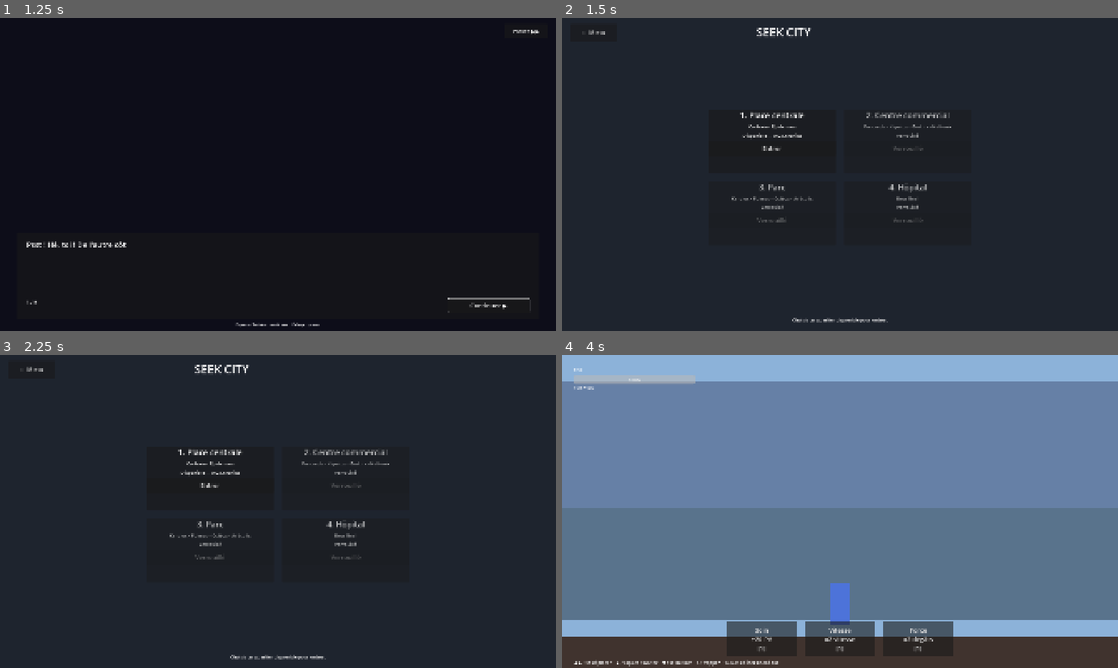
Above: before the commit, frames 1-4 (two rows, left to right).
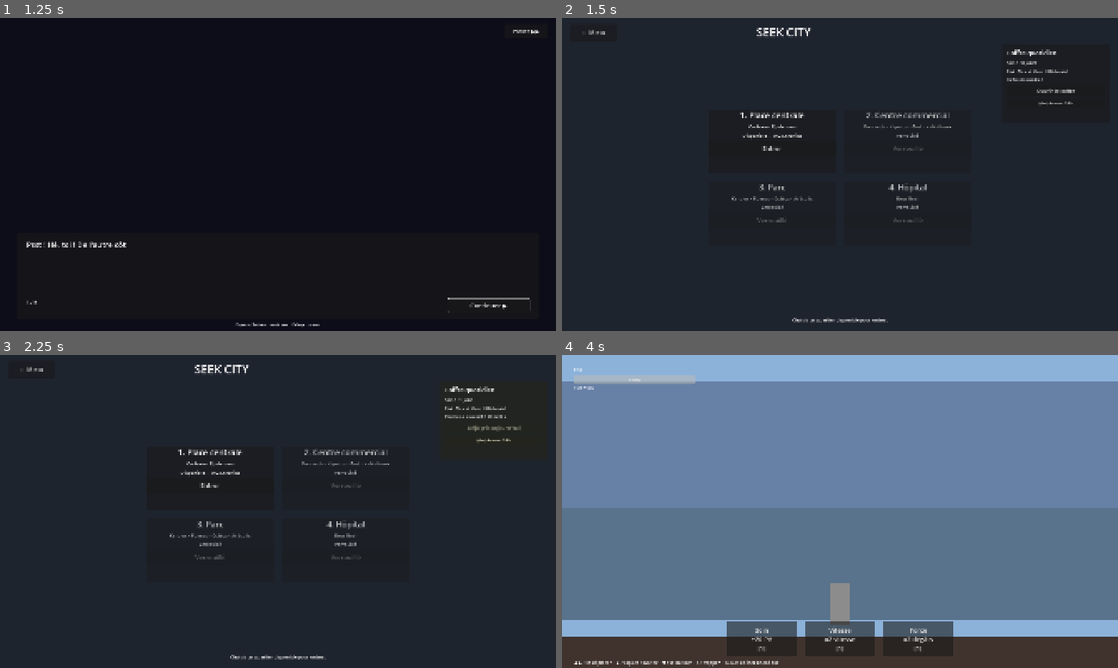
Above: after the commit, the same moments.

Repository: EstebanFlores27/MedocFighterV2
Game: Godot game, scene res://scenes/main_menu.tscn
Two runs of this game, one before a commit and one after it. Both use one fixed random seed, a clock stepped at 60 frames per second and the inputs below.
Inputs (mouse positions are in pixels of both pictures, inside the frame that each line leads up to):
- Up to frame 1 (1.25 s): click "Nouvelle partie" at 0.5 s
- Up to frame 2 (1.5 s): click "Passer ▶▶" at 1.25 s
- Up to frame 3 (2.25 s): click (494, 426) at 2 s, where only the run after the commit has a clickable "Ouvrir le coffre"
- Up to frame 4 (4 s): click (1056, 439) at 2.75 s, where only the run after the commit has a clickable "(dev) Avancer 24 h"; click "Entrer" at 3.5 s

Frame 1 is identical in both runs. In frame 2, 0.4% of the frame differs, in the area x 80-93%, y 10-28%; in frame 3, 0.4%; in frame 4, 0.5%, in the area x 48-52%, y 72-87%.

Commit message:
M8: Daily Boost — 24h gate, streak, and adherence-driven resistance
Implements the doc's pedagogical core: a daily chest that you can open
once every 24h (real time, via Time.get_unix_time_from_system()).
Opening it advances a streak; missing more than a day resets the
streak to 1.

Streak thresholds:
- < 3 days  → BLEAK (B&W)   — 1.0× damage taken
- 3–11 days → PASTEL        — 0.7× damage taken
- 12+ days  → VIVID          — 0.5× damage taken

Player.take_damage now applies the multiplier; player sprite color is
recolored from the health state on _ready and on health_state_changed,
so playtest screens reflect the streak immediately.

City map gains a Coffre quotidien panel (top-right) showing the
current streak, health state, and either an Ouvrir button or a live
HH:MM:SS countdown updated by a 1s Timer. A small "(dev) Avancer 24 h"
button bypasses the gate so QA can verify the streak loop without
waiting real days; remove or hide before final.

Save layer extended with a 'daily' section for streak_days and
last_boost_unix; load_from_disk falls back to the old 'progress'
section for streak_days so existing saves keep working.

Co-Authored-By: Claude Opus 4.7 <noreply@anthropic.com>

Diff:
--- a/scenes/city_map.tscn
+++ b/scenes/city_map.tscn
@@ -209,3 +209,60 @@
 theme_override_font_sizes/font_size = 16
 horizontal_alignment = 1
 text = "Choisis un quartier disponible pour entrer."
+
+[node name="BoostPanel" type="Panel" parent="."]
+layout_mode = 1
+anchors_preset = 1
+anchor_left = 1.0
+anchor_right = 1.0
+offset_left = -400.0
+offset_top = 90.0
+offset_right = -30.0
+offset_bottom = 360.0
+
+[node name="VBox" type="VBoxContainer" parent="BoostPanel"]
+layout_mode = 1
+anchors_preset = 15
+anchor_right = 1.0
+anchor_bottom = 1.0
+offset_left = 16.0
+offset_top = 14.0
+offset_right = -16.0
+offset_bottom = -14.0
+theme_override_constants/separation = 8
+
+[node name="Title" type="Label" parent="BoostPanel/VBox"]
+layout_mode = 2
+theme_override_font_sizes/font_size = 22
+text = "Coffre quotidien"
+
+[node name="StreakLabel" type="Label" parent="BoostPanel/VBox"]
+layout_mode = 2
+theme_override_font_sizes/font_size = 16
+text = "Série : 0 jour"
+
+[node name="StateLabel" type="Label" parent="BoostPanel/VBox"]
+layout_mode = 2
+theme_override_font_sizes/font_size = 14
+text = "État : Noir et blanc (-0% dégâts)"
+
+[node name="StatusLabel" type="Label" parent="BoostPanel/VBox"]
+layout_mode = 2
+theme_override_font_sizes/font_size = 14
+text = "Coffre disponible !"
+
+[node name="OpenBtn" type="Button" parent="BoostPanel/VBox"]
+layout_mode = 2
+custom_minimum_size = Vector2(0, 42)
+theme_override_font_sizes/font_size = 18
+text = "Ouvrir le coffre"
+
+[node name="DevBtn" type="Button" parent="BoostPanel/VBox"]
+layout_mode = 2
+custom_minimum_size = Vector2(0, 30)
+theme_override_font_sizes/font_size = 13
+text = "(dev) Avancer 24 h"
+
+[node name="CountdownTimer" type="Timer" parent="."]
+wait_time = 1.0
+autostart = false
--- a/scripts/autoload/game_state.gd
+++ b/scripts/autoload/game_state.gd
@@ -15,10 +15,17 @@
 signal med_use_requested(med_id: String)
 signal player_buff_changed(speed_active: bool, force_active: bool)
 signal district_cleared(district: int)
+signal health_state_changed(state: int)
 @warning_ignore_restore("unused_signal")
 
 const DISTRICT_CHRONIK_COUNT := {1: 2, 2: 4, 3: 4, 4: 1}
 const SAVE_PATH := "user://save.cfg"
+const DAY_SECS := 86400
+const STATE_BLEAK := 0
+const STATE_PASTEL := 1
+const STATE_VIVID := 2
+const STREAK_PASTEL := 3
+const STREAK_VIVID := 12
 
 var current_district: int = 1
 var defeated_chroniks: Array[String] = []
@@ -26,6 +33,7 @@
 var streak_days: int = 0
 var has_adrenaline: bool = false
 var intro_seen: bool = false
+var last_boost_unix: int = 0
 
 func register_chronik_defeated(chronik_id: String, district: int) -> void:
 	if defeated_chroniks.has(chronik_id):
@@ -43,6 +51,59 @@
 	defeated_per_district = {1: 0, 2: 0, 3: 0, 4: 0}
 	has_adrenaline = false
 	intro_seen = false
+	streak_days = 0
+	last_boost_unix = 0
+	health_state_changed.emit(get_health_state())
+
+func get_health_state() -> int:
+	if streak_days >= STREAK_VIVID:
+		return STATE_VIVID
+	if streak_days >= STREAK_PASTEL:
+		return STATE_PASTEL
+	return STATE_BLEAK
+
+func get_damage_taken_multiplier() -> float:
+	match get_health_state():
+		STATE_VIVID: return 0.5
+		STATE_PASTEL: return 0.7
+		_: return 1.0
+
+func is_daily_boost_available() -> bool:
+	if last_boost_unix == 0:
+		return true
+	var now := int(Time.get_unix_time_from_system())
+	return now - last_boost_unix >= DAY_SECS
+
+func seconds_until_next_boost() -> int:
+	if last_boost_unix == 0:
+		return 0
+	var now := int(Time.get_unix_time_from_system())
+	return max(0, DAY_SECS - (now - last_boost_unix))
+
+func open_daily_boost() -> bool:
+	if not is_daily_boost_available():
+		return false
+	var now := int(Time.get_unix_time_from_system())
+	if last_boost_unix == 0:
+		streak_days = 1
+	elif now - last_boost_unix < DAY_SECS * 2:
+		streak_days += 1
+	else:
+		streak_days = 1
+	last_boost_unix = now
+	save_to_disk()
+	health_state_changed.emit(get_health_state())
+	return true
+
+func debug_advance_day() -> void:
+	# Dev-only: shifts the last-boost timestamp 24h into the past so the
+	# chest becomes available immediately. Used to verify the streak loop
+	# without waiting real time.
+	if last_boost_unix == 0:
+		last_boost_unix = int(Time.get_unix_time_from_system()) - DAY_SECS
+	else:
+		last_boost_unix -= DAY_SECS
+	save_to_disk()
 
 func has_save_file() -> bool:
 	return FileAccess.file_exists(SAVE_PATH)
@@ -54,7 +115,8 @@
 	cfg.set_value("progress", "defeated_per_district", defeated_per_district)
 	cfg.set_value("progress", "has_adrenaline", has_adrenaline)
 	cfg.set_value("progress", "intro_seen", intro_seen)
-	cfg.set_value("progress", "streak_days", streak_days)
+	cfg.set_value("daily", "streak_days", streak_days)
+	cfg.set_value("daily", "last_boost_unix", last_boost_unix)
 	cfg.save(SAVE_PATH)
 
 func load_from_disk() -> bool:
@@ -72,7 +134,9 @@
 		defeated_per_district[int(k)] = int(loaded_counts[k])
 	has_adrenaline = bool(cfg.get_value("progress", "has_adrenaline", false))
 	intro_seen = bool(cfg.get_value("progress", "intro_seen", false))
-	streak_days = int(cfg.get_value("progress", "streak_days", 0))
+	streak_days = int(cfg.get_value("daily", "streak_days", cfg.get_value("progress", "streak_days", 0)))
+	last_boost_unix = int(cfg.get_value("daily", "last_boost_unix", 0))
+	health_state_changed.emit(get_health_state())
 	return true
 
 func clear_save() -> void:
--- a/scripts/city_map.gd
+++ b/scripts/city_map.gd
@@ -12,6 +12,11 @@
 	3: "Kardiox • Pulmos • Ostéox • Articulix",
 	4: "Boss final",
 }
+const STATE_LABEL := {
+	GameState.STATE_BLEAK: "Noir et blanc",
+	GameState.STATE_PASTEL: "Couleurs pastel",
+	GameState.STATE_VIVID: "Couleurs vives",
+}
 
 @onready var back_btn: Button = $TopBar/BackBtn
 @onready var cards := {
@@ -20,6 +25,12 @@
 	3: $CenterContainer/Grid/D3Card,
 	4: $CenterContainer/Grid/D4Card,
 }
+@onready var boost_streak_lbl: Label = $BoostPanel/VBox/StreakLabel
+@onready var boost_state_lbl: Label = $BoostPanel/VBox/StateLabel
+@onready var boost_status_lbl: Label = $BoostPanel/VBox/StatusLabel
+@onready var boost_open_btn: Button = $BoostPanel/VBox/OpenBtn
+@onready var boost_dev_btn: Button = $BoostPanel/VBox/DevBtn
+@onready var countdown_timer: Timer = $CountdownTimer
 
 func _ready() -> void:
 	back_btn.pressed.connect(_on_back)
@@ -38,6 +49,11 @@
 		enter_btn.disabled = (not unlocked) or cleared
 		enter_btn.text = "Libéré ✓" if cleared else ("Entrer" if unlocked else "Verrouillé")
 		enter_btn.pressed.connect(_on_district.bind(d))
+	boost_open_btn.pressed.connect(_on_boost_open)
+	boost_dev_btn.pressed.connect(_on_boost_dev_advance)
+	countdown_timer.timeout.connect(_refresh_boost_panel)
+	countdown_timer.start()
+	_refresh_boost_panel()
 
 func _district_status(d: int) -> String:
 	if GameState.is_district_cleared(d):
@@ -63,3 +79,45 @@
 	tween.chain().tween_callback(func() -> void:
 		get_tree().change_scene_to_file("res://scenes/level.tscn")
 	)
+
+func _refresh_boost_panel() -> void:
+	var state := GameState.get_health_state()
+	var dmg_pct := int(round((1.0 - GameState.get_damage_taken_multiplier()) * 100.0))
+	boost_streak_lbl.text = "Série : %d jour%s" % [GameState.streak_days, "s" if GameState.streak_days != 1 else ""]
+	boost_state_lbl.text = "État : %s (-%d%% dégâts)" % [STATE_LABEL[state], dmg_pct]
+	if GameState.is_daily_boost_available():
+		boost_status_lbl.text = "Coffre disponible !"
+		boost_open_btn.disabled = false
+		boost_open_btn.text = "Ouvrir le coffre"
+	else:
+		var secs := GameState.seconds_until_next_boost()
+		boost_status_lbl.text = "Prochaine dose : %s" % _format_duration(secs)
+		boost_open_btn.disabled = true
+		boost_open_btn.text = "Déjà pris aujourd'hui"
+
+func _format_duration(secs: int) -> String:
+	var h := secs / 3600
+	var m := (secs % 3600) / 60
+	var s := secs % 60
+	return "%02d h %02d m %02d s" % [h, m, s]
+
+func _on_boost_open() -> void:
+	if GameState.open_daily_boost():
+		_flash_boost_panel()
+	_refresh_boost_panel()
+	_refresh_district_cards()
+
+func _on_boost_dev_advance() -> void:
+	GameState.debug_advance_day()
+	_refresh_boost_panel()
+
+func _flash_boost_panel() -> void:
+	var panel: Panel = $BoostPanel
+	var tween := create_tween()
+	tween.tween_property(panel, "modulate", Color(1.5, 1.5, 1.0, 1.0), 0.12)
+	tween.tween_property(panel, "modulate", Color(1, 1, 1, 1), 0.4)
+
+func _refresh_district_cards() -> void:
+	# After a boost, status text doesn't change but state may. Light refresh
+	# in case future signals need to redraw cards. Currently a no-op.
+	pass
--- a/scripts/player.gd
+++ b/scripts/player.gd
@@ -52,6 +52,8 @@
 	GameState.combat_resolved.connect(_on_combat_resolved)
 	GameState.med_use_requested.connect(_on_med_use_requested)
 	GameState.district_cleared.connect(_on_district_cleared)
+	GameState.health_state_changed.connect(_on_health_state_changed)
+	_apply_health_tint(GameState.get_health_state())
 	GameState.player_hp_changed.emit(hp, MAX_HP)
 	GameState.med_inventory_changed.emit(med_charges.duplicate())
 	GameState.player_buff_changed.emit(false, false)
@@ -76,6 +78,18 @@
 	heal(70)
 	med_charges = {"soin": 1, "vitesse": 1, "force": 1}
 	GameState.med_inventory_changed.emit(med_charges.duplicate())
+
+func _on_health_state_changed(state: int) -> void:
+	_apply_health_tint(state)
+
+func _apply_health_tint(state: int) -> void:
+	match state:
+		GameState.STATE_VIVID:
+			sprite.color = Color(0.3, 0.45, 0.85)
+		GameState.STATE_PASTEL:
+			sprite.color = Color(0.5, 0.6, 0.78)
+		_:
+			sprite.color = Color(0.55, 0.55, 0.55)
 
 func use_med(med_id: String) -> void:
 	if not med_charges.has(med_id):
@@ -153,7 +167,8 @@
 func take_damage(amount: int, from_dir: int) -> void:
 	if _invuln_t > 0.0 or hp <= 0:
 		return
-	hp = max(0, hp - amount)
+	var modified := int(ceil(amount * GameState.get_damage_taken_multiplier()))
+	hp = max(0, hp - modified)
 	_invuln_t = INVULN_DURATION
 	velocity.x = from_dir * 350.0
 	velocity.y = -400.0
